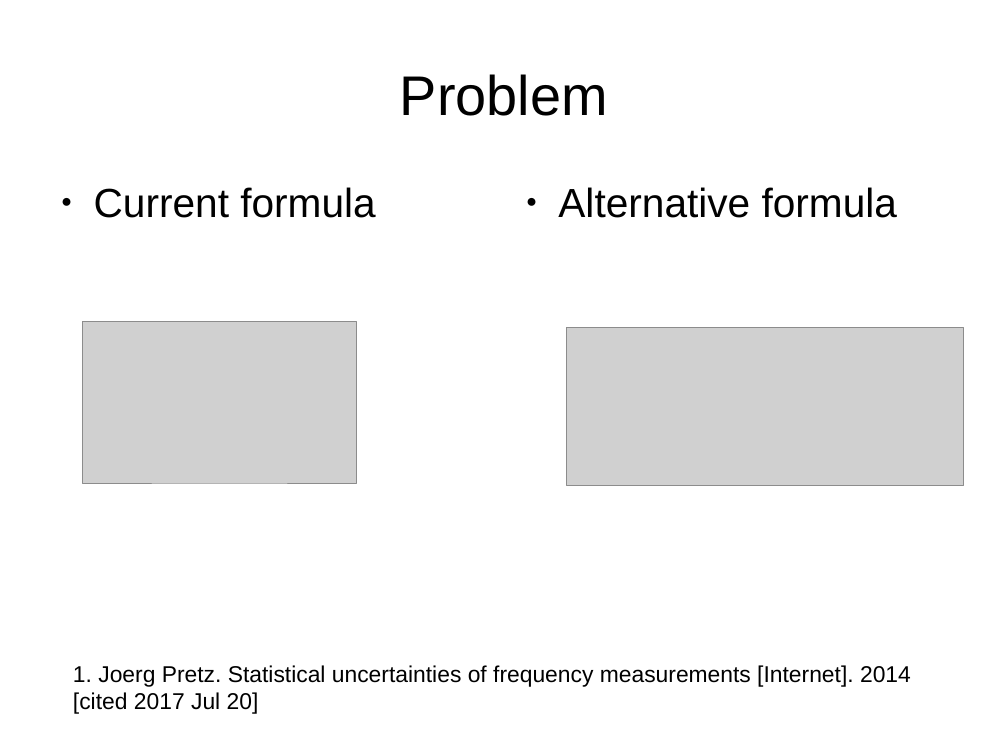
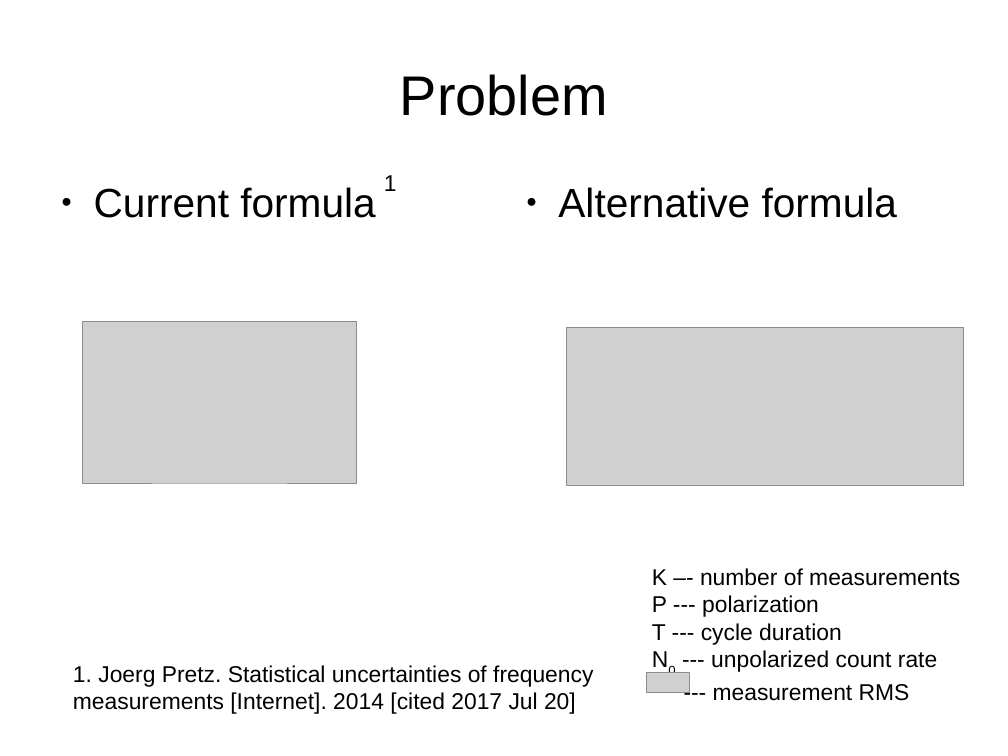
Before and after one commit to AlexAksentyev/EDM, a slide deck: slide 1 of Reports/Analysis meets/MLE.odp. Drawn at 1008x756 pixels with LibreOffice and Linux fonts; fonts in the diff are those of the drawing; grey boxes stand for pictures. Boxes give left, top, right and bottom in pixels: in the first picture for what was removed or moved away, otherwise in the second. Text is boxed around its words. In the diff, an @@ line names an element or a change of style, - is before the commit and + after.

```diff
--- a/Reports/Analysis meets/MLE.odp
+++ b/Reports/Analysis meets/MLE.odp
@@ text added at [384, 175, 397, 191], 18 pt, text #000000 @@
+1
@@ text added at [652, 568, 960, 701], 18 pt, text #000000 @@
+K –- number of measurements
+P --- polarization
+T --- cycle duration
+N0 --- unpolarized count rate
+--- measurement RMS
@@ text "1. Joerg Pretz. Statistical uncertainties ..." rewrapped from [73, 665, 911, 714] to [73, 665, 593, 714] @@
@@ picture added at [647, 673, 690, 693] @@
```
Also in this commit, not shown: 1 other slide changed, 1 other file.
